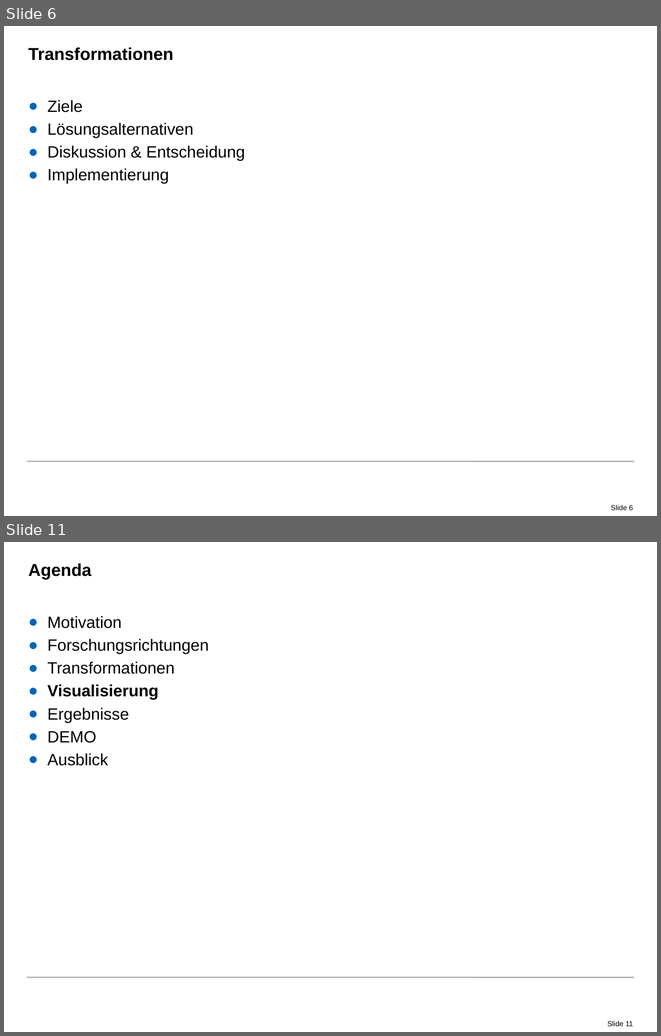
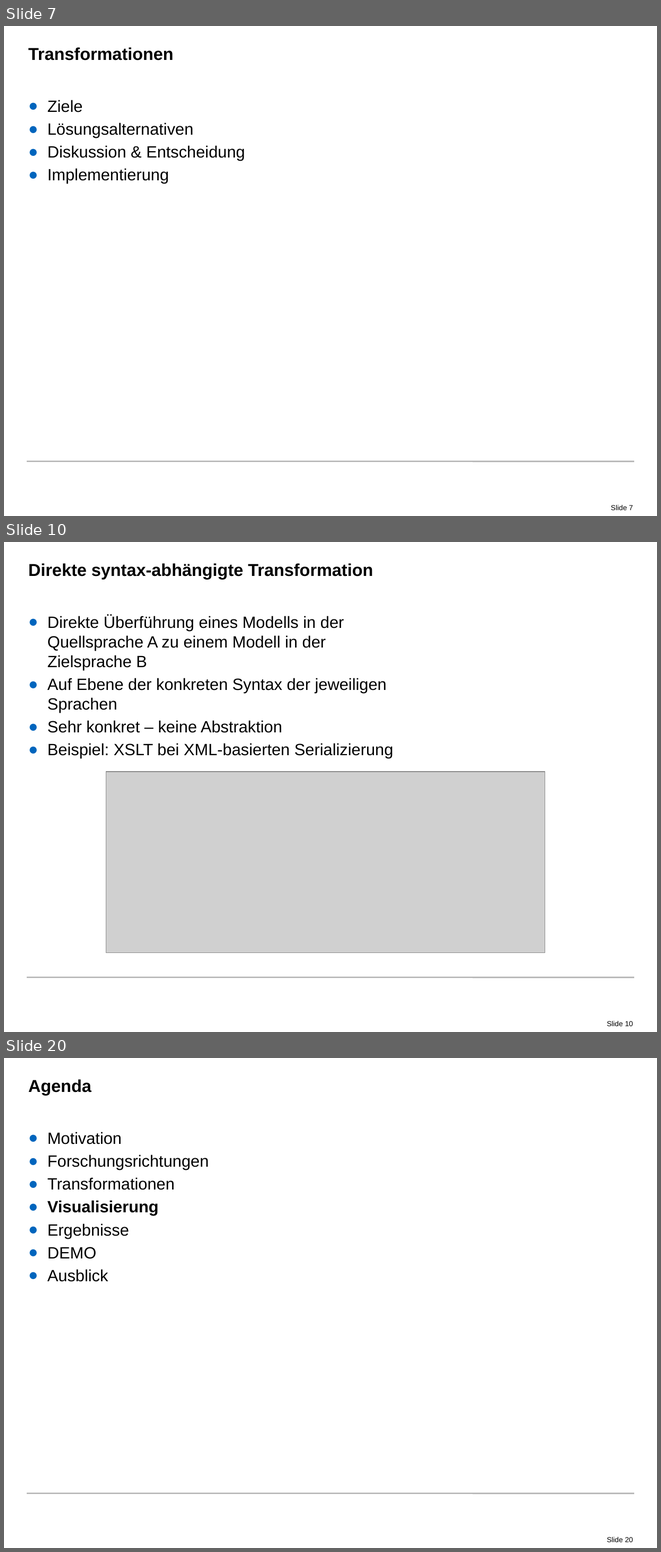
Before and after one commit to radke-tum/idp, a slide deck: pssif/doc/PSSIF.pptx. Shown one above the other, each under a label of ours: slides 6 and 11 before the commit, slides 7, 10 and 20 after it; the slides between them are not shown. The pictures are 661x1036 and 661x1552 pixels, drawn with LibreOffice and Linux fonts; fonts in the diff are those of the drawing; grey boxes stand for pictures; background and template pictures are left out. Boxes give left, top, right and bottom in pixels: in the first picture for what was removed or moved away, otherwise in the second. Text is boxed around its words. In the diff, an @@ line names an element or a change of style, - is before the commit and + after.

Commit message:
Presentation: Some more transformations stuff.

```diff
--- a/pssif/doc/PSSIF.pptx
+++ b/pssif/doc/PSSIF.pptx
@@ slide 10 added at <box>4,542,657,1032</box>, background #FFFFFF; not listed: 2 template elements that a slide beside it also shows @@
@@ title added at <box>28,563,373,579</box>, 19 pt, text #000000, bold @@
+Direkte syntax-abhängigte Transformation
@@ text added at <box>47,615,393,758</box>, 18 pt, text #000000 @@
+● Direkte Überführung eines Modells in der Quellsprache A zu einem Modell in der Zielsprache B
+● Auf Ebene der konkreten Syntax der jeweiligen Sprachen
+● Sehr konkret – keine Abstraktion
+● Beispiel: XSLT bei XML-basierten Serializierung
@@ picture added at <box>106,772,545,953</box> @@
@@ what was slide 6 is now slide 7 @@
@@ page number at <box>611,505,633,510</box>: text changed @@
-Slide 6
+Slide 7
@@ what was slide 11 is now slide 20 @@
@@ page number at <box>607,1537,633,1542</box>: text changed @@
-Slide 11
+Slide 20
```
Also in this commit, not shown: 2 slides changed, 12 other slides added, 4 slides removed, 7 other files.
